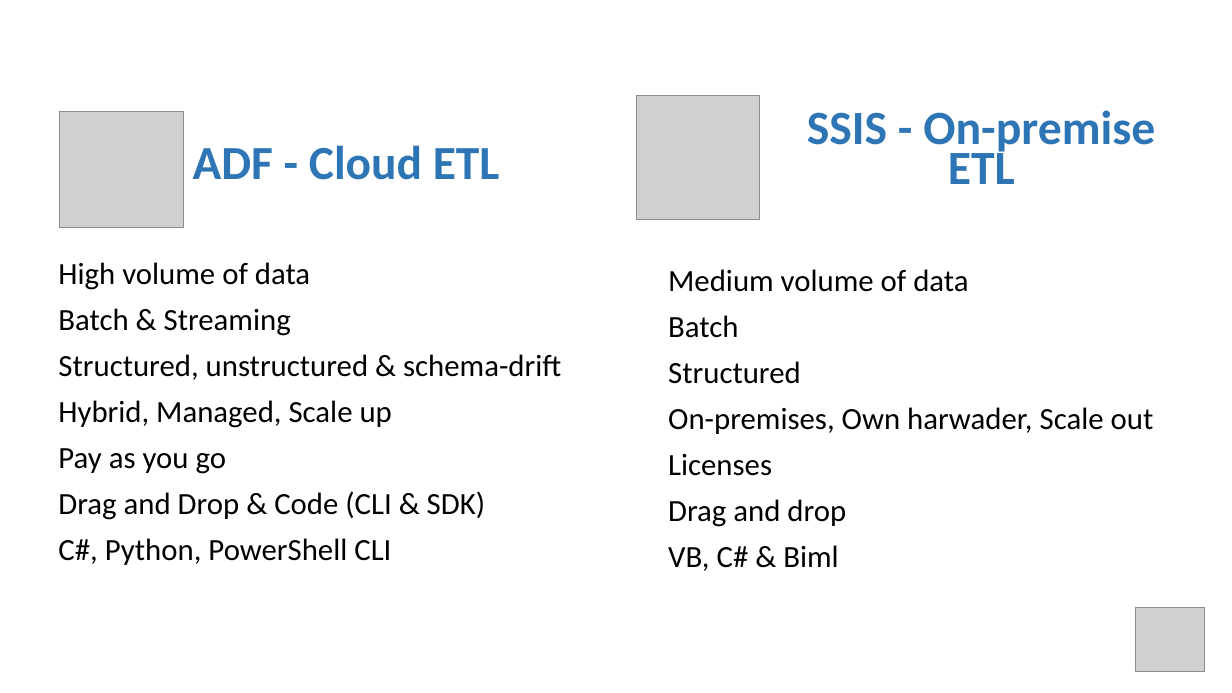
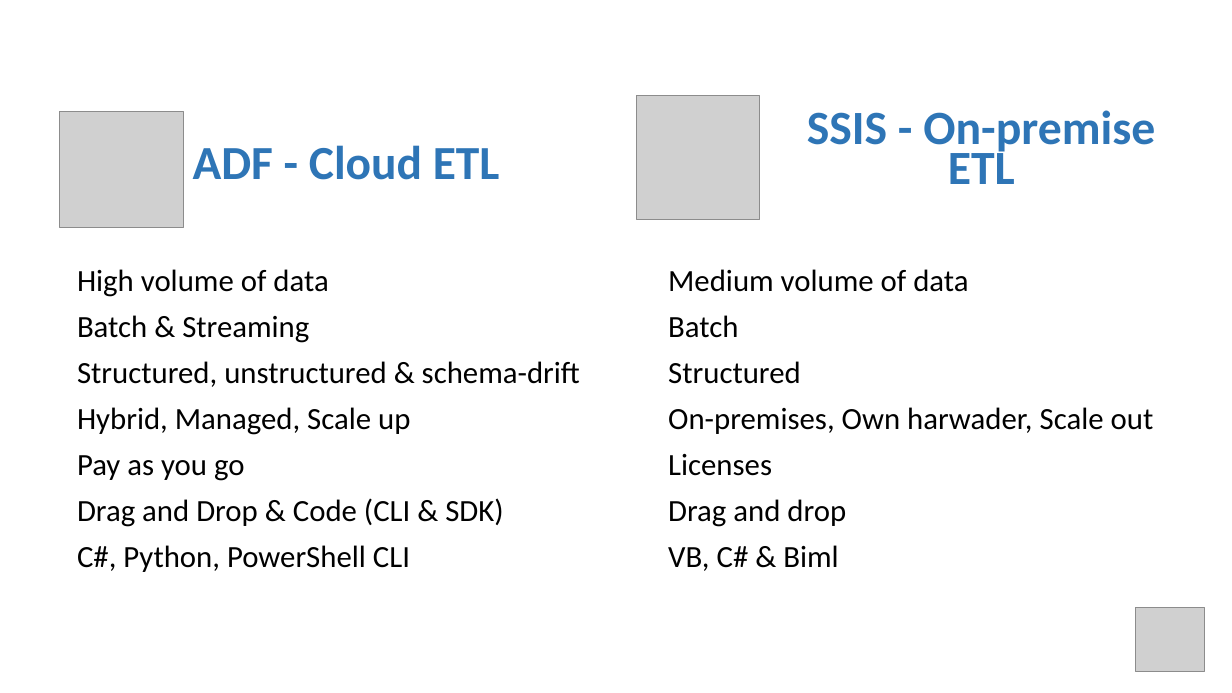
Before and after one commit to MarcusMLarsson/Azure-Data-Factory-Demo, a slide deck: slide 5 of pptx.pptx. Drawn at 1232x693 pixels with LibreOffice and Linux fonts; fonts in the diff are those of the drawing; grey boxes stand for pictures. Boxes give left, top, right and bottom in pixels: in the first picture for what was removed or moved away, otherwise in the second. Text is boxed around its words. In the diff, an @@ line names an element or a change of style, - is before the commit and + after.

```diff
--- a/pptx.pptx
+++ b/pptx.pptx
@@ subtitle "High volume of data": place and size @@
-subtitle "High volume of data" at bbox=[58, 262, 561, 565]
+subtitle "High volume of data" at bbox=[77, 269, 580, 572]
```
Also in this commit, not shown: 1 other slide changed.
